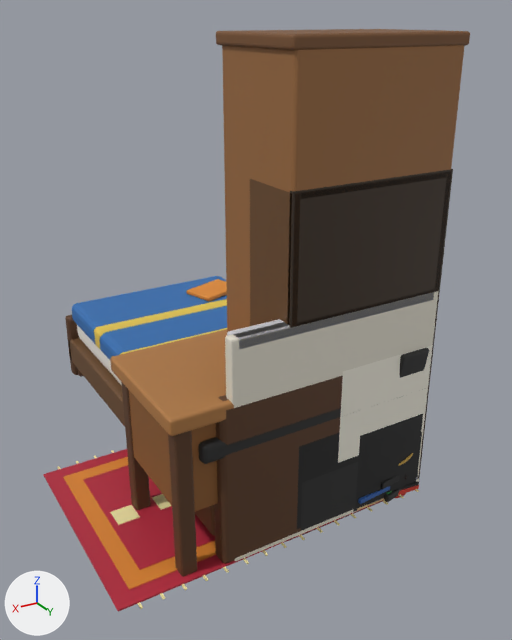
An edit to the glTF model models/kamar.glb, drawn before and after from the same camera.
Camera for both pictures: a camera (50 mm lens) standing at (8.38, 7.97, 8.21) and looking at (1.88, -2.85, 2.8). The axes (+X, +Y, +Z) are drawn at lower left. The lights are the same throughout. The first picture is the older version. Where no turn or scale is listed for an object, it has been applied to the vertices.

Script lines for the objects in view, before the commit:
```python
me_compo = bpy.data.meshes.new('compo')
me_compo.from_pydata(...)  # 1704 vertices, 3352 faces; spans x -1.4..1.4, y -0.55..0.55, z -0.77..0.77
# faces by material slot: [388, 888, 760, 188, 752, 188, 188]
me_compo.materials.append(mat_c_2a2a2a)  # black #2a2a2a
me_compo.materials.append(mat_c_555555)  # dark grey #555555
me_compo.materials.append(mat_c_111111)  # black #111111
me_compo.materials.append(mat_c_9fb4c8)  # greyish blue #9fb4c8
me_compo.materials.append(mat_c_bbbbbb)  # grey #bbbbbb
me_compo.materials.append(mat_c_e2c44c)  # yellow #e2c44c
me_compo.materials.append(mat_c_3a3a3a)  # dark grey #3a3a3a
me_lemari = bpy.data.meshes.new('lemari')
me_lemari.from_pydata(...)  # 1056 vertices, 2080 faces; spans x -1.56..1.56, y -1.1..1.1, z -4.0..4.0
# faces by material slot: [188, 376, 376, 188, 952]
me_lemari.materials.append(mat_c_9a6a3e)  # brown #9a6a3e
me_lemari.materials.append(mat_c_7a5230)  # brown #7a5230
me_lemari.materials.append(mat_c_a8743f)  # brown #a8743f
me_lemari.materials.append(mat_c_b9d8e8)  # blue #b9d8e8
me_lemari.materials.append(mat_c_e2c44c)  # yellow #e2c44c
me_w_ring = bpy.data.meshes.new('w_ring')
me_w_ring.from_pydata(...)  # 696 vertices, 1432 faces; spans x -1.0..1.0, y -0.56..0.56, z -1.04..1.04
# faces by material slot: [476, 48, 908]
me_w_ring.materials.append(mat_c_f4f0e2)  # white #f4f0e2
me_w_ring.materials.append(mat_c_d23b2b)  # red #d23b2b
me_w_ring.materials.append(mat_c_e07a2e)  # orange #e07a2e
ob_compo = bpy.data.objects.new('compo', me_compo)
ob_compo.location = (1.4, -0.55, 0.77)
ob_lemari = bpy.data.objects.new('lemari', me_lemari)
ob_lemari.location = (1.5, -1.08, 4.0)
ob_w_ring = bpy.data.objects.new('w_ring', me_w_ring)
ob_w_ring.location = (1.0, -0.56, 1.96)
# also in view: 'keyboard' at (2.25, -0.65, 1.31); 'meja' at (2.5, -1.22, 1.5); 'w_kerai' at (2.0, -0.16, 2.0); 'ampli' at (0.8, -0.55, 0.91); 'karpet' at (3.0, -2.0, 0.03)
```
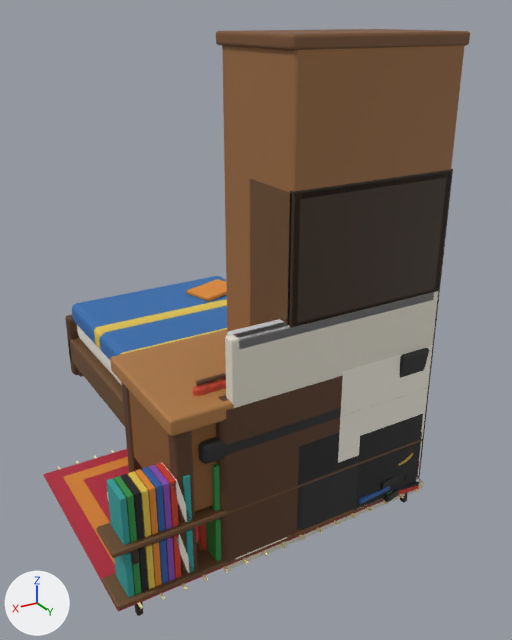
Boxes [x1, y1, x2, y2] around the edits, measured in the pictures (512 x 640 px):
'w_rakvcd', added
    after: [96, 439, 422, 616]
    faces in mat_c_6b4a2b (brown #6b4a2b): [96, 439, 422, 610]
    faces in mat_c_2f9e9a (cyan #2f9e9a): [107, 474, 194, 598]
    faces in mat_c_2f8f45 (green #2f8f45): [114, 464, 222, 595]
    faces in mat_c_1d1d1d (black #1d1d1d): [121, 474, 148, 592]
    faces in mat_c_e2c44c (yellow #e2c44c): [128, 471, 155, 589]
'w_jendela', added (mostly hidden)
    after: [193, 373, 424, 570]
    faces in mat_c_d8d2c0 (pale yellow #d8d2c0): [226, 479, 424, 570]
    faces in mat_c_c8452f (red #c8452f): [193, 378, 226, 550]
    faces in mat_c_5a3a22 (brown #5a3a22): [196, 373, 226, 386]
'w_rakdinding', added (mostly hidden)
    after: [287, 510, 353, 538]
'karpet', unchanged, covered by the edit
    both: [43, 449, 419, 612]

The change, as a diff of the scene's bpy script:
```diff
--- a/models/kamar.glb.py
+++ b/models/kamar.glb.py
@@ mat_g_a9d3f0_0_8 @@
+mat_g_a9d3f0_0_8 = principled_material('g_a9d3f0_0.8')
+mat_g_a9d3f0_0_8.base_color = (0.397, 0.651, 0.871)  # blue #a9d3f0
+mat_g_a9d3f0_0_8.roughness = 0.6
+mat_g_a9d3f0_0_8.emission_color = (0.317, 0.521, 0.697)  # blue #99bfd9
+mat_g_a9d3f0_0_8.emission_strength = 1.0
@@ me_w_rakvcd @@
+me_w_rakvcd.from_pydata(...)  # 9728 vertices, 18728 faces; spans x -3.0..3.0, y -0.35..0.35, z -1.08..1.08
+me_w_rakvcd.materials.append(mat_c_6b4a2b)  # brown #6b4a2b
+me_w_rakvcd.materials.append(mat_c_3a2a1a)  # brown #3a2a1a
+me_w_rakvcd.materials.append(mat_c_d23b2b)  # red #d23b2b
+me_w_rakvcd.materials.append(mat_c_f4f0e2)  # white #f4f0e2
+me_w_rakvcd.materials.append(mat_c_8a4fb3)  # purple #8a4fb3
+me_w_rakvcd.materials.append(mat_c_2f5fa8)  # blue #2f5fa8
+me_w_rakvcd.materials.append(mat_c_e08a2e)  # orange #e08a2e
+me_w_rakvcd.materials.append(mat_c_e2c44c)  # yellow #e2c44c
+me_w_rakvcd.materials.append(mat_c_1d1d1d)  # black #1d1d1d
+me_w_rakvcd.materials.append(mat_c_2f8f45)  # green #2f8f45
+me_w_rakvcd.materials.append(mat_c_2f9e9a)  # cyan #2f9e9a
@@ me_w_rakdinding @@
+me_w_rakdinding.from_pydata(...)  # 1640 vertices, 3164 faces; spans x -1.5..1.5, y -0.25..0.25, z -0.43..0.43
+me_w_rakdinding.materials.append(mat_c_8b5a2b)  # brown #8b5a2b
+me_w_rakdinding.materials.append(mat_c_1d1d1d)  # black #1d1d1d
+me_w_rakdinding.materials.append(mat_c_d23b2b)  # red #d23b2b
+me_w_rakdinding.materials.append(mat_c_2f5fa8)  # blue #2f5fa8
+me_w_rakdinding.materials.append(mat_c_e2c44c)  # yellow #e2c44c
+me_w_rakdinding.materials.append(mat_c_2f8f45)  # green #2f8f45
+me_w_rakdinding.materials.append(mat_c_f4f0e2)  # white #f4f0e2
+me_w_rakdinding.materials.append(mat_c_8a4fb3)  # purple #8a4fb3
+me_w_rakdinding.materials.append(mat_c_e08a2e)  # orange #e08a2e
+me_w_rakdinding.materials.append(mat_c_2f9e9a)  # cyan #2f9e9a
@@ me_w_jendela @@
+me_w_jendela.from_pydata(...)  # 1592 vertices, 3120 faces; spans x -2.39..2.39, y -0.31..0.31, z -1.69..1.69
+# faces by material slot: [564, 12, 188, 476, 1504, 376]
+me_w_jendela.materials.append(mat_c_e6e1d2)  # white #e6e1d2
+me_w_jendela.materials.append(mat_g_a9d3f0_0_8)  # blue #a9d3f0, glowing blue #99bfd9
+me_w_jendela.materials.append(mat_c_d8d2c0)  # pale yellow #d8d2c0
+me_w_jendela.materials.append(mat_c_5a3a22)  # brown #5a3a22
+me_w_jendela.materials.append(mat_c_c8452f)  # red #c8452f
+me_w_jendela.materials.append(mat_c_e2c44c)  # yellow #e2c44c
@@ ob_w_rakvcd @@
+ob_w_rakvcd = bpy.data.objects.new('w_rakvcd', me_w_rakvcd)
+ob_w_rakvcd.location = (3.0, -0.35, 0.83)
@@ ob_w_rakdinding @@
+ob_w_rakdinding = bpy.data.objects.new('w_rakdinding', me_w_rakdinding)
+ob_w_rakdinding.location = (1.5, -0.25, 0.48)
@@ ob_w_jendela @@
+ob_w_jendela = bpy.data.objects.new('w_jendela', me_w_jendela)
+ob_w_jendela.location = (2.0, -0.31, 1.49)
```
